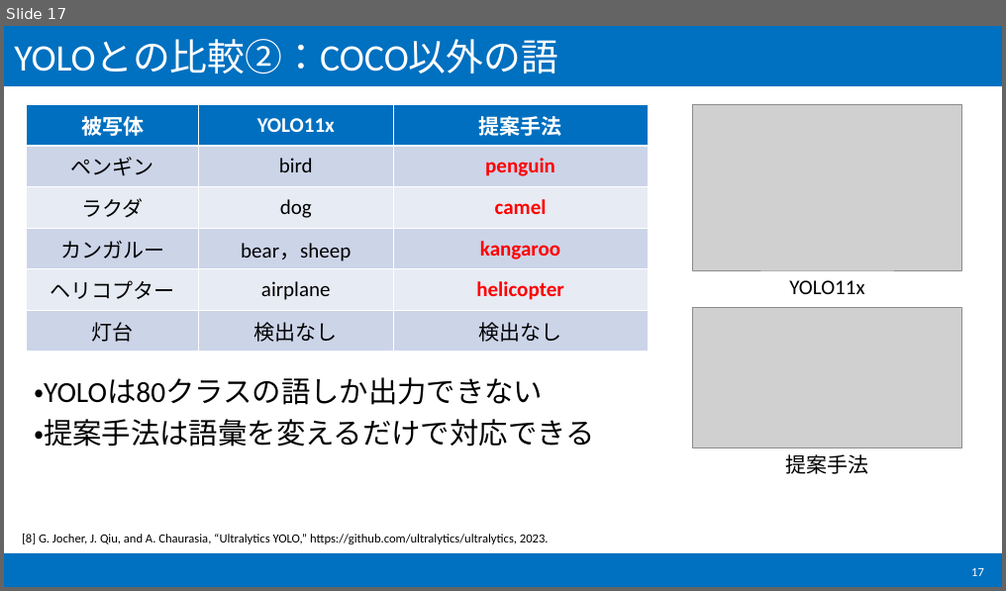
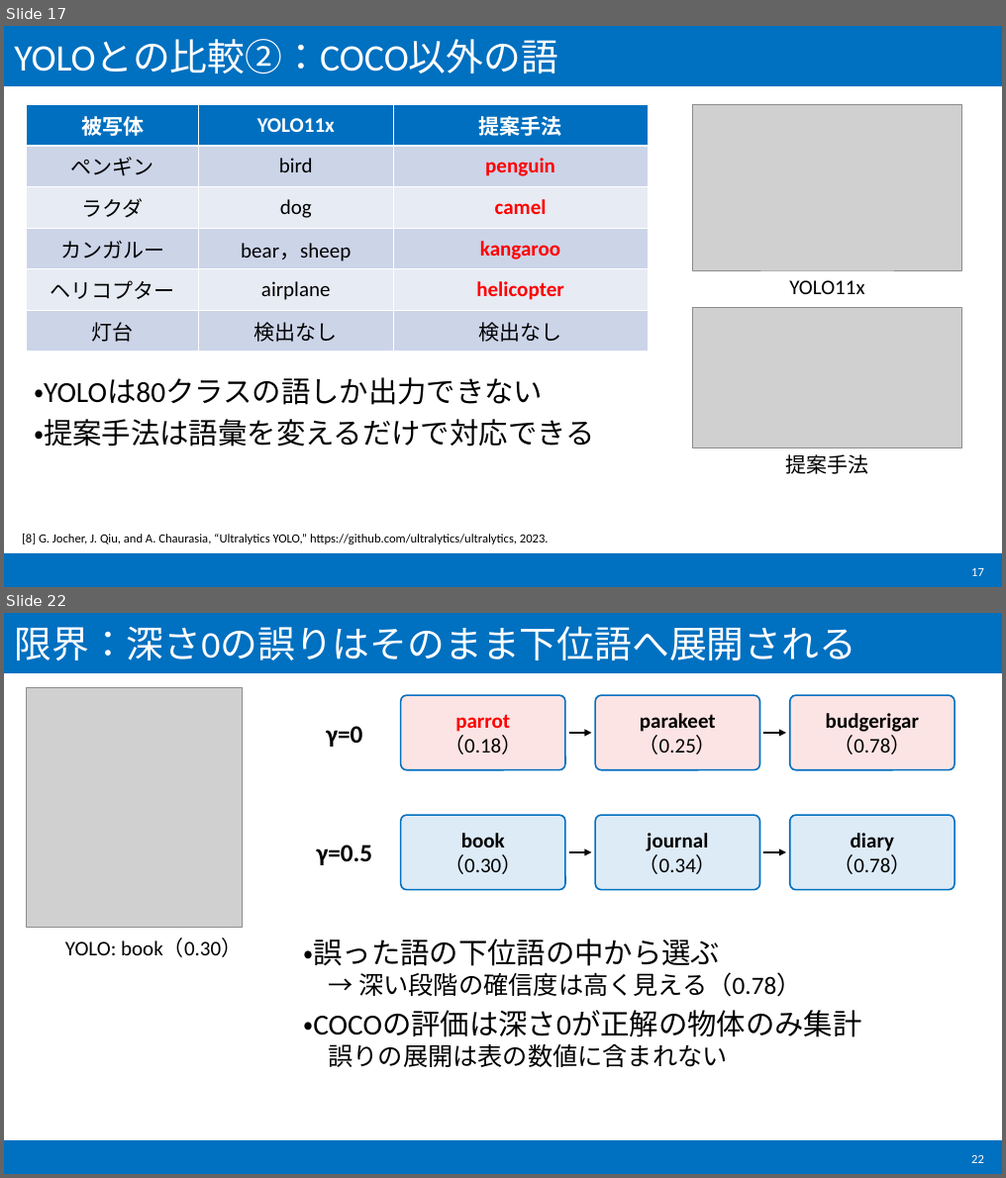
Before and after one commit to Arcazyteez/Adjustable-GranularityObjectAnnotation, a slide deck: slides_object_annotation.pptx. Shown one above the other, each under a label of ours: slide 17 before the commit, slides 17 and 22 after it; the slides between them are not shown. The pictures are 1006x591 and 1006x1178 pixels, drawn with LibreOffice and Linux fonts; fonts in the diff are those of the drawing; grey boxes stand for pictures. Boxes give left, top, right and bottom in pixels: in the first picture for what was removed or moved away, otherwise in the second. Text is boxed around its words. In the diff, an @@ line names an element or a change of style, - is before the commit and + after.

```diff
--- a/slides_object_annotation.pptx
+++ b/slides_object_annotation.pptx
@@ slide 22 added at (4,613,1002,1174), background #FFFFFF; not listed: 2 template elements that a slide beside it also shows @@
@@ title added at (14,626,856,661), 36 pt, text #FFFFFF @@
+限界：深さ0の誤りはそのまま下位語へ展開される
@@ picture added at (27,688,242,928) @@
@@ rounded rectangle added at (401,695,565,770), fill #FCE4E4, outline #006FBF 1.5 pt, 20 pt, text #FF0000, bold @@
+parrot
+（0.18）
@@ rounded rectangle added at (595,695,760,770), fill #FCE4E4, outline #006FBF 1.5 pt, 20 pt, text #000000, bold @@
+parakeet
+（0.25）
@@ rounded rectangle added at (790,695,954,770), fill #FCE4E4, outline #006FBF 1.5 pt, 20 pt, text #000000, bold @@
+budgerigar
+（0.78）
@@ text added at (326,726,362,747), 24 pt, text #000000, bold @@
+γ=0
@@ arrow added from (569, 733) to (592, 733), #000000 2.25 pt @@
@@ arrow added from (764, 733) to (786, 733), #000000 2.25 pt @@
@@ rounded rectangle added at (401,815,565,890), fill #DDEBF7, outline #006FBF 1.5 pt, 20 pt, text #000000 @@
+book
+（0.30）
@@ rounded rectangle added at (595,815,760,890), fill #DDEBF7, outline #006FBF 1.5 pt, 20 pt, text #000000, bold @@
+journal
+（0.34）
@@ rounded rectangle added at (790,815,954,890), fill #DDEBF7, outline #006FBF 1.5 pt, 20 pt, text #000000 @@
+diary
+（0.78）
@@ text added at (317,845,373,865), 24 pt, text #000000, bold @@
+γ=0.5
@@ arrow added from (569, 853) to (592, 853), #000000 2.25 pt @@
@@ arrow added from (764, 853) to (786, 853), #000000 2.25 pt @@
@@ text added at (65,938,242,958), 20 pt, text #000000 @@
+YOLO: book（0.30）
@@ text added at (303,939,861,1067), 28 pt, text #000000 @@
+・誤った語の下位語の中から選ぶ
+→ 深い段階の確信度は高く見える（0.78）
+・COCOの評価は深さ0が正解の物体のみ集計
+誤りの展開は表の数値に含まれない
@@ page number added at (971,1156,984,1163), 12 pt, text #FFFFFF @@
+22
```
Also in this commit, not shown: 1 slide changed, 7 other slides added, 56 other files.
